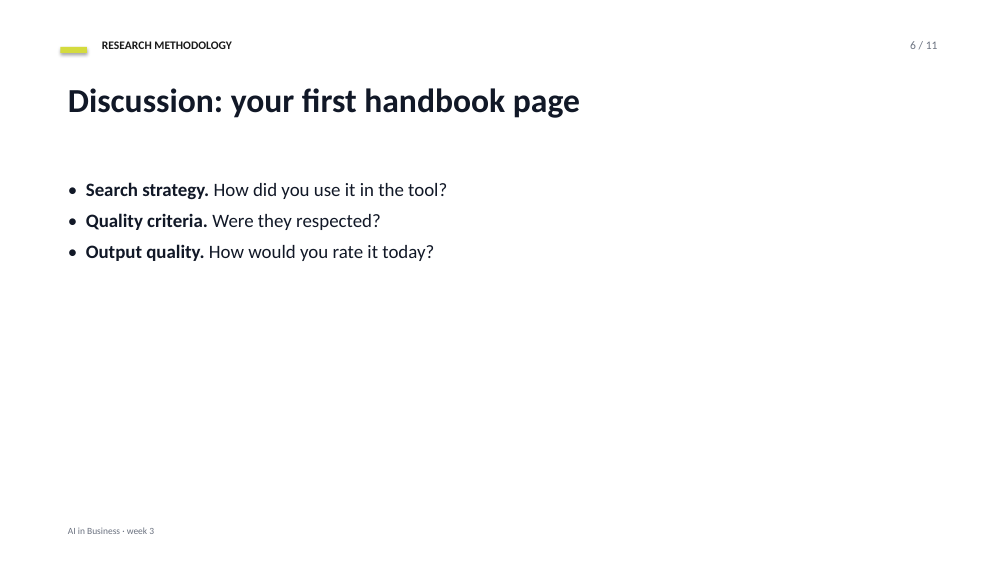
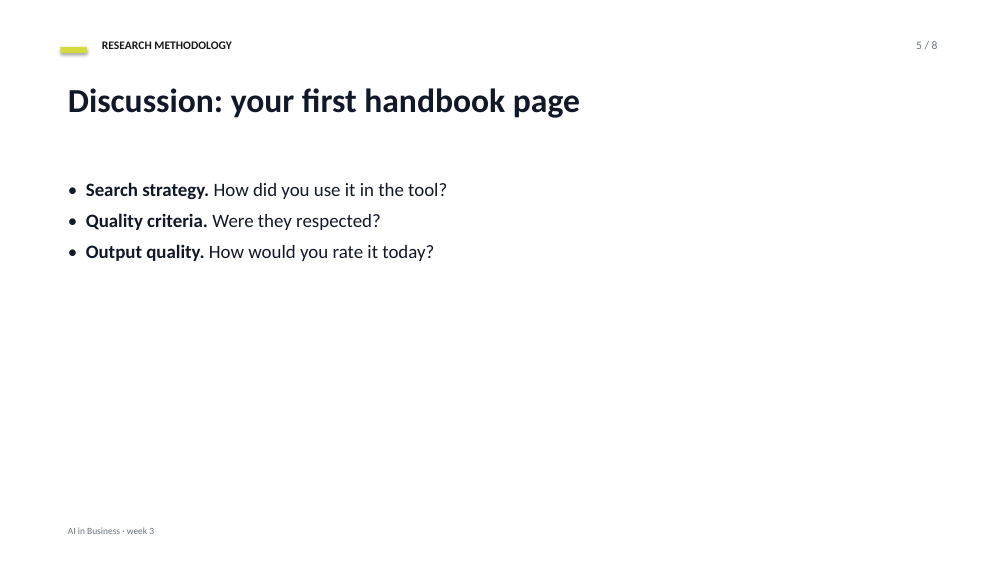
Before and after one commit to datadrivendecisions/ai-in-business, a slide deck: slide 5 of project-documentation/slides/week-03-deck.pptx (slide 6 before the commit). Drawn at 1008x567 pixels with LibreOffice and Linux fonts; fonts in the diff are those of the drawing. Boxes give left, top, right and bottom in pixels: in the first picture for what was removed or moved away, otherwise in the second. Text is boxed around its words. In the diff, an @@ line names an element or a change of style, - is before the commit and + after.

```diff
--- a/project-documentation/slides/week-03-deck.pptx
+++ b/project-documentation/slides/week-03-deck.pptx
@@ text at (916, 41, 938, 49): text changed @@
-6 / 11
+5 / 8
```
Also in this commit, not shown: 7 other slides changed, 3 slides removed, 8 other files.
